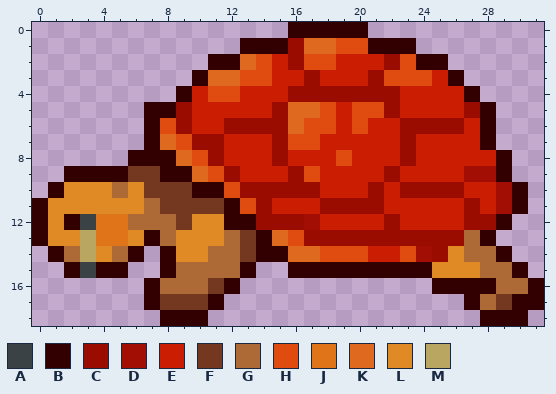
Two versions of one pixel-art sprite, src/main/resources/static/assets/img/turtle4.png. Above: the version before the commit.
The file is 512x304 pixels, drawn in blocks of 16x16; one block is one cell here. Colours within 5 levels of each other are drawn and written as one.
Palette (. is transparent): A #3a4246  B #320000  C #9a0c00  D #a30e04  E #cb1d02  F #743720  G #ad6936  H #e04c0f  J #e07418  K #e06920  L #e08a25  M #b8a661
The result:
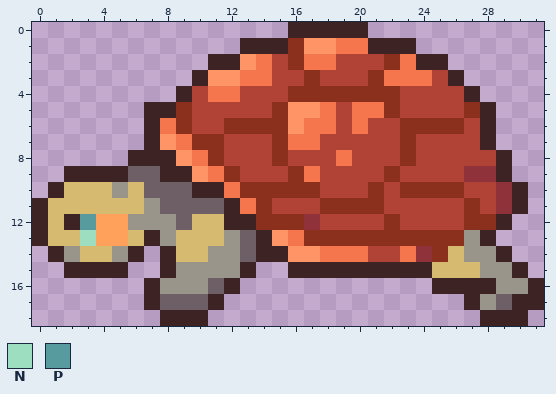
Colours new in this view: N #9cdebf  P #589b9e
What changed:
@@ palette @@
-B #320000
+B #3d2324
-C #9a0c00
+C #8b301d
-D #a30e04
+D #90323a
-E #cb1d02
+E #b04236
-F #743720
+F #6e5f67
-G #ad6936
+G #99958b
-H #e04c0f
+H #f5764d
-J #e07418
+J #ffa15a
-K #e06920
+K #ff9567
-L #e08a25
+L #d6ba6f
@@ x 1..5 @@
 11 LLLLL
-12 LBAJJ
-13 LLMJJ
-14 BGMLG
-15 .BABB
+12 LBPJJ
+13 LLNJJ
+14 BGLLG
+15 .BBBB
 16 .....
Boxes around the changes in both pictures, in picture pixels (x1, y1, x2, y2):
changed: (32, 22, 544, 326)
